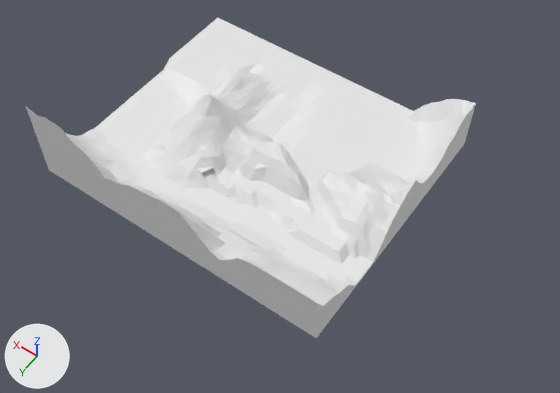
A saved change to the Blender file Object Files/Scene_Building.blend.
One viewpoint serves both versions: a 50 mm camera at (-5.96, 7.83, 10.4) aimed at (-1.28, 1.28, 0.11). Lighting does not change. The marker at lower left points along +X, +Y and +Z.

Names of what the first picture shows: 'Hill'.
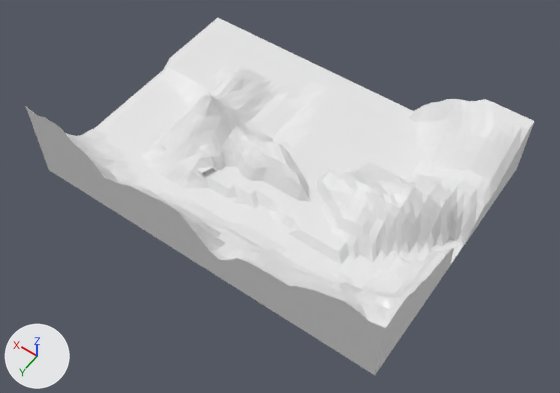
Pixel boxes [x1, y1, x2, y2] of what changed, in the pictures (560 x 393 px; the box of a moved part takes in the faces that stretch with it):
'Hill', reshaped (13% wider, 12% taller)
    before: [26, 18, 476, 338]
    after: [26, 18, 534, 375]
part 1 of me_cube_004, built on
    before: [258, 102, 476, 338]
    after: [258, 99, 534, 375]
part 2 of me_cube_004, moved or reshaped
    both: [204, 148, 320, 215]
part 3 of me_cube_004, moved or reshaped
    both: [239, 61, 265, 76]

The change, as a diff of the scene's bpy script:
```diff
--- a/Object Files/Scene_Building.blend.py
+++ b/Object Files/Scene_Building.blend.py
@@ me_cube_004 @@
 # used by ob_hill; location = (0.0, 0.0, 0.58)
-me_cube_004.from_pydata(...)  # 2951 vertices, 2926 faces; spans x -3.21..2.45, y -1.75..3.04, z -0.72..0.94
+me_cube_004.from_pydata(...)  # 3489 vertices, 3483 faces; spans x -4.23..2.45, y -1.75..3.04, z -0.72..0.94
+# me_cube_004 part 1: 39 vertices moved from x -3.21..-2.31, y -0.68..3.04, z -0.6..0.35 to x -3.47..-2.31, y -0.68..3.04, z -0.66..0.61; 25 vertices removed from x -3.21..-2.95, y -1.75..3.04, z -0.6..0.37; 569 vertices added at x -4.23..-2.95, y -1.75..3.04, z -0.66..0.81
+# me_cube_004 part 2: 7 vertices moved from x -1.77..-0.14, y 1.06..1.54, z -0.51..-0.21 to x -1.77..-0.14, y 1.06..1.54, z -0.46..-0.15; 7 vertices removed from x -1.59..-0.29, y 1.18..1.39, z -0.65..-0.43; 1 vertex added at x -1.59, y 1.18, z -0.46
+# me_cube_004 part 3: 2 vertices moved from x 0.88..0.99, y -0.89, z -0.53..-0.52 to x 0.88..0.99, y -0.89, z -0.46
```
